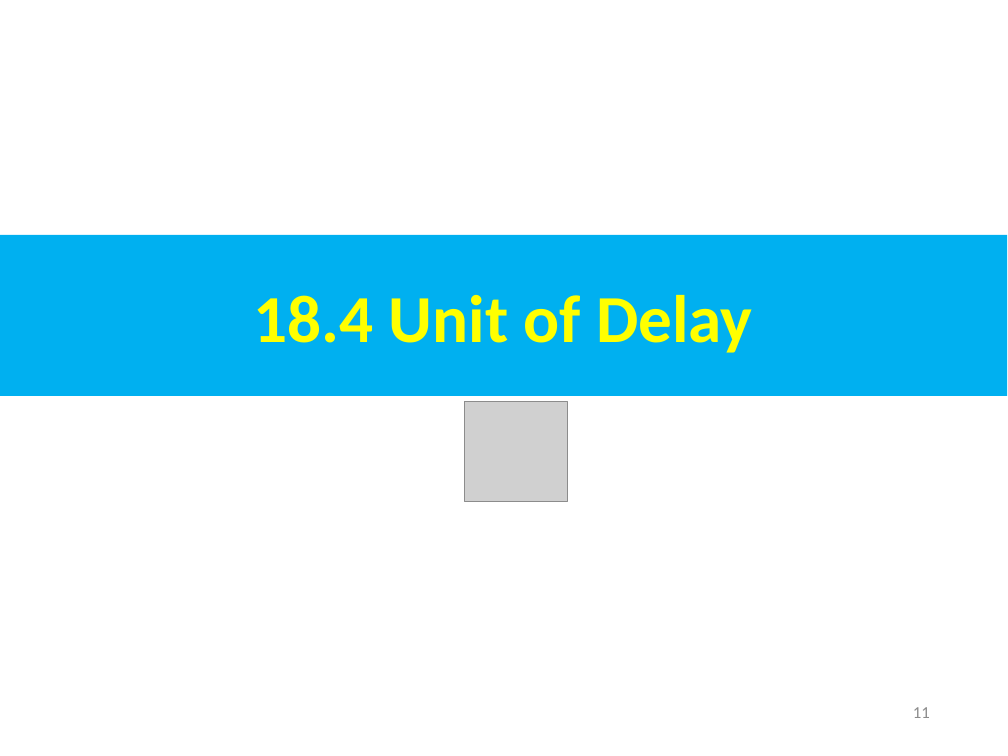
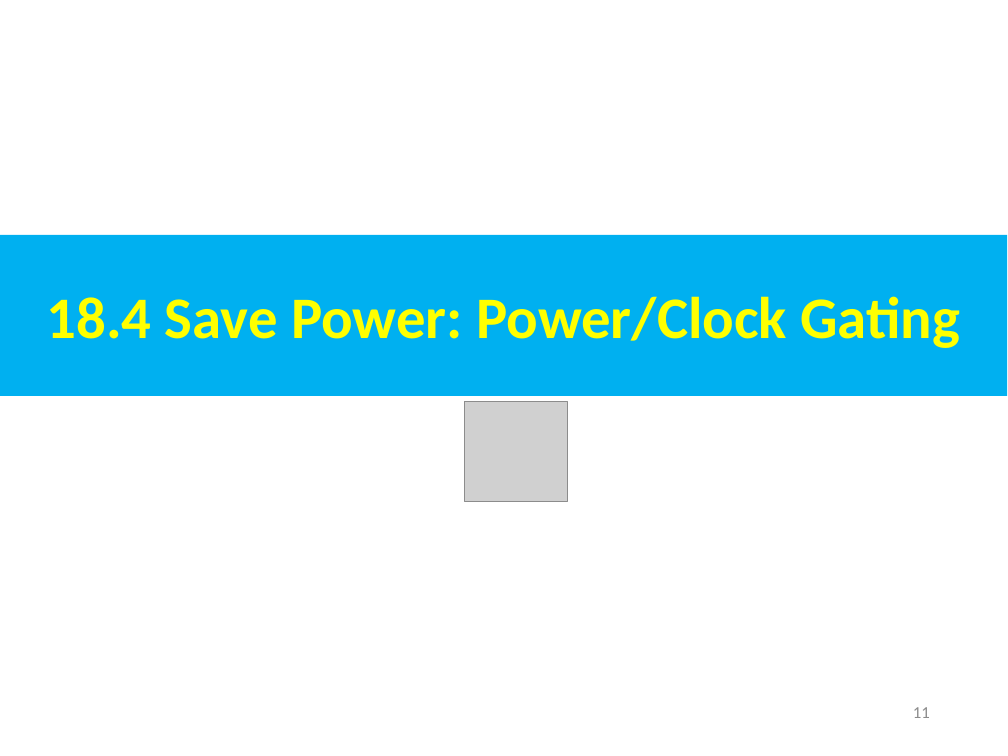
Before and after one commit to peterhchen/AIU_CS800_Chisel, a slide deck: slide 11 of 500_UCSC_HWD/019_DSE/000_Video/019.DSE.ppt. Drawn at 1008x756 pixels with LibreOffice and Linux fonts; fonts in the diff are those of the drawing; grey boxes stand for pictures. Boxes give left, top, right and bottom in pixels: in the first picture for what was removed or moved away, otherwise in the second. Text is boxed around its words. In the diff, an @@ line names an element or a change of style, - is before the commit and + after.

```diff
--- a/500_UCSC_HWD/019_DSE/000_Video/019.DSE.ppt
+++ b/500_UCSC_HWD/019_DSE/000_Video/019.DSE.ppt
@@ text in rectangle at [47,296,960,348]: text changed; size 48 to 42 pt @@
-18.4 Unit of Delay
+18.4 Save Power: Power/Clock Gating
```
Also in this commit, not shown: 10 other slides changed, 7 slides added, 28 slides removed.
